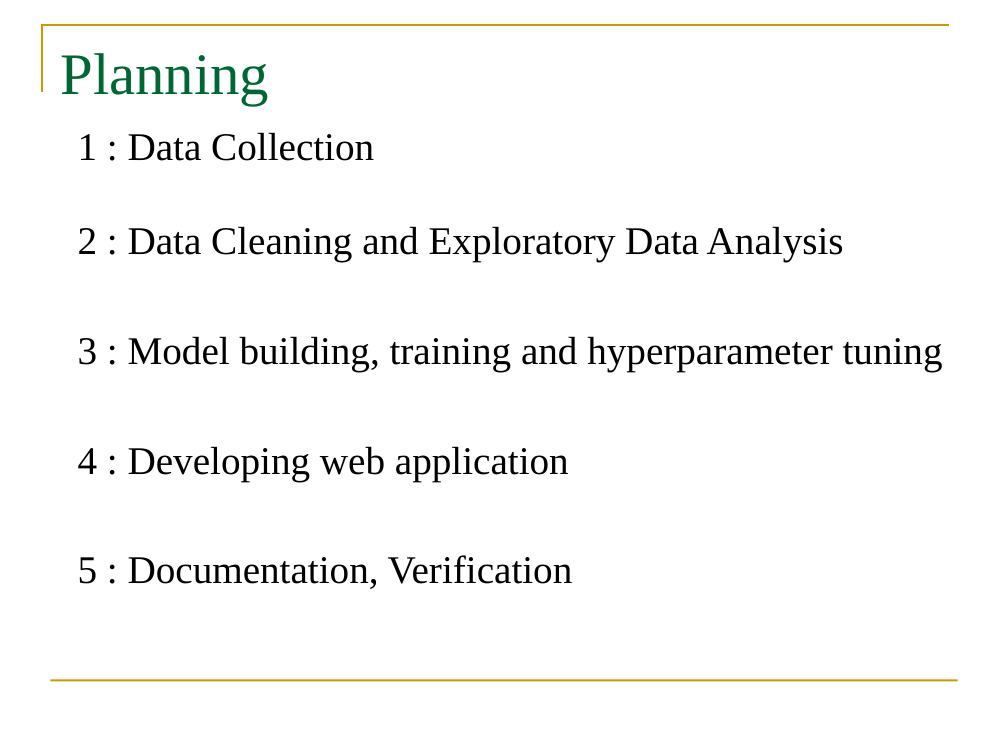
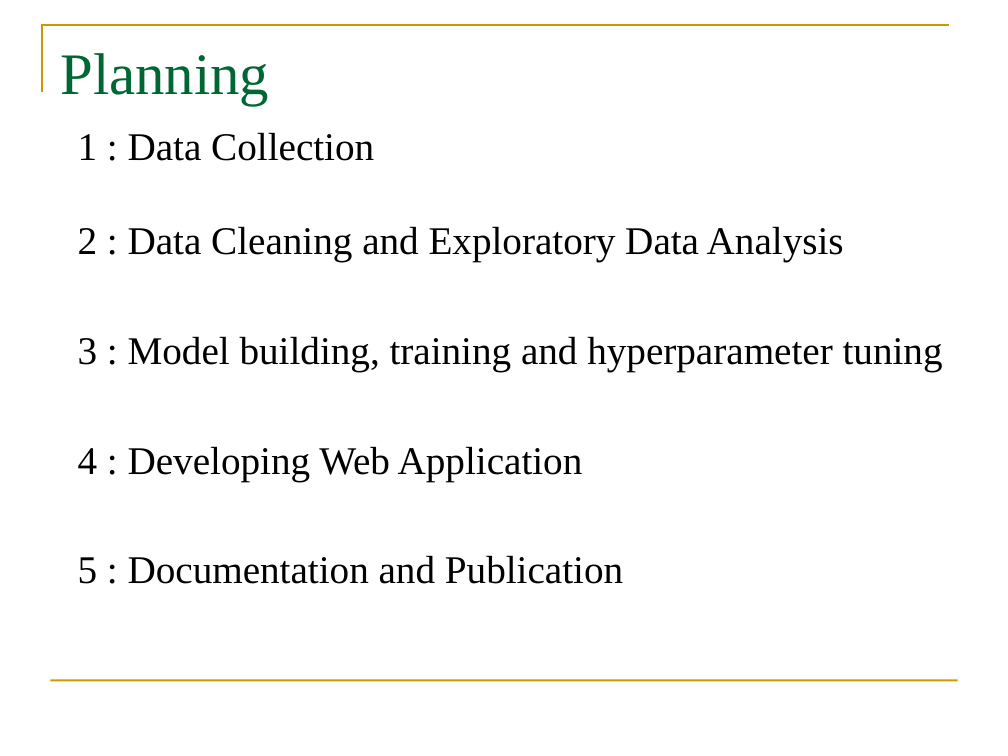
Before and after one commit to syamkakarla98/Face_Recognition_Using_Convolutional_Neural_Networks, a slide deck: slide 11 of Review-2/Review-2.pptx (slide 9 before the commit). Drawn at 1008x756 pixels with LibreOffice and Linux fonts; fonts in the diff are those of the drawing; background and template pictures are left out. Boxes give left, top, right and bottom in pixels: in the first picture for what was removed or moved away, otherwise in the second. Text is boxed around its words. In the diff, an @@ line names an element or a change of style, - is before the commit and + after.

```diff
--- a/Review-2/Review-2.pptx
+++ b/Review-2/Review-2.pptx
@@ text at [78, 446, 623, 584]: text changed @@
-4 : Developing web application
-5 : Documentation, Verification
+4 : Developing Web Application
+5 : Documentation and Publication
```
Also in this commit, not shown: 7 other slides changed, 3 slides added.
